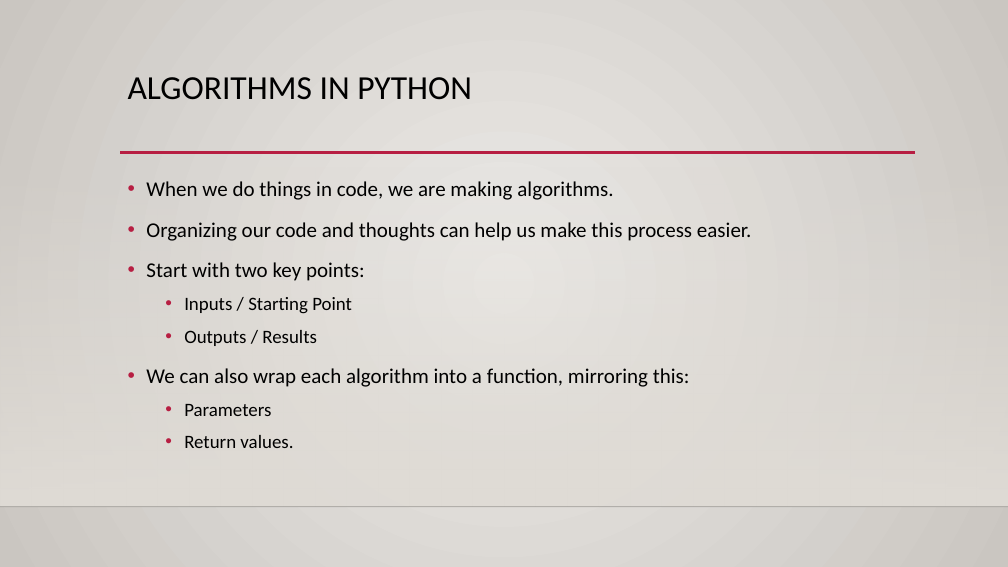
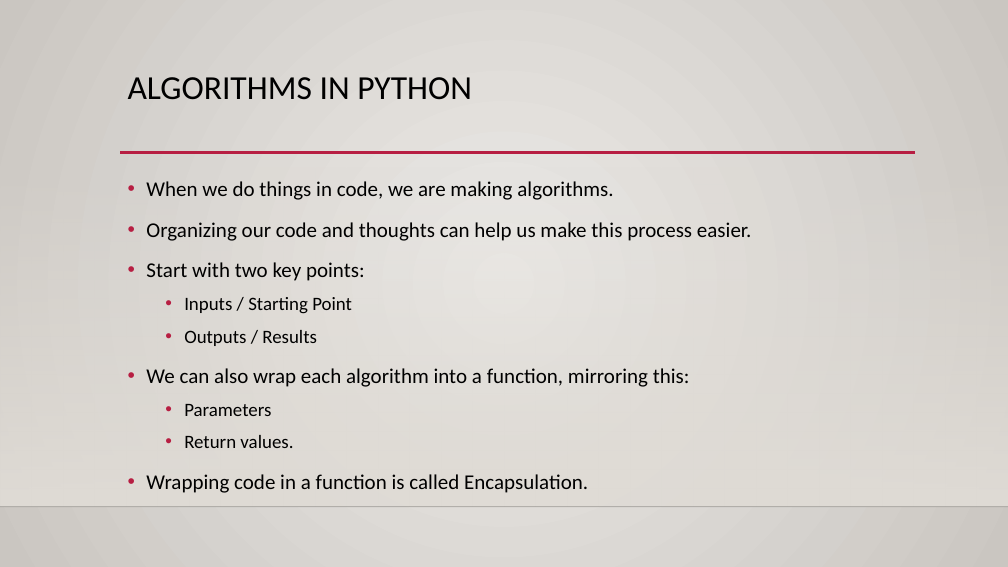
Before and after one commit to okohnkay/Programming_Basics_for_ML, a slide deck: slide 4 of course_material/slides/012_algo_interface_errors.pptx (slide 3 before the commit). Drawn at 1008x567 pixels with LibreOffice and Linux fonts; fonts in the diff are those of the drawing; background and template pictures are left out. Boxes give left, top, right and bottom in pixels: in the first picture for what was removed or moved away, otherwise in the second. Text is boxed around its words. In the diff, an @@ line names an element or a change of style, - is before the commit and + after.

```diff
--- a/course_material/slides/012_algo_interface_errors.pptx
+++ b/course_material/slides/012_algo_interface_errors.pptx
@@ text at [146, 474, 588, 493]: paragraph added @@
+• Wrapping code in a function is called Encapsulation.
```
Also in this commit, not shown: 1 other slide changed, 7 slides added, 1 slide removed, 2 other files.
